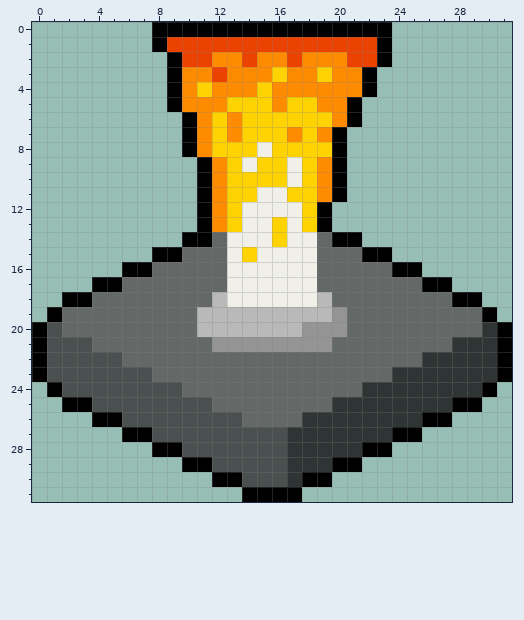
A pixel-art sprite gets an edit: Assets/Sprites/Icons/Flame-Icon.png. This is how it looked before the edit.
The file is 32x32 pixels.
The result:
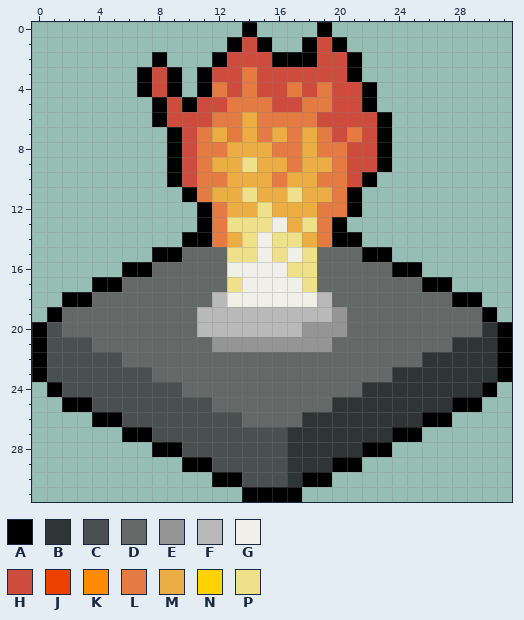
Palette (. is transparent): A #000000  B #2e3534  C #49504f  D #646867  E #959595  F #b9b9b9  G #f0f0e8  H #ce4c3e  J #eb4201  K #ff8b00  L #e47b42  M #ecad44  N #ffd301  P #efe189
Edits made:
@@ x 5..25 @@
- 0 ...AAAAAAAAAAAAAAAA..
- 1 ...AJJJJJJJJJJJJJJA..
- 2 ....AJJKKJKKJKKKJJA..
- 3 ....AKKJKKKNKKNKKA...
- 4 ....AKNKKKNKKKKKKA...
- 5 ....AKKKNNNKNNKKA....
- 6 .....AKNKNNNNNNKA....
- 7 .....AKNKNNNKNKA.....
- 8 .....AKNNNGNNNNA.....
- 9 ......AKNGNNGNKA.....
-10 ......AKNNNNGNKA.....
-11 ......AKNNGGNNKA.....
-12 ......AKNGGGGNA......
-13 ......AKNGGNGNA......
-14 .....AADGGGNGGDAA....
-15 ...AADDDGNGGGGDDDAA..
-16 .AADDDDDGGGGGGDDDDDAA
-17 ADDDDDDDGGGGGGDDDDDDD
+ 0 .........A....A......
+ 1 ........AHA..AHA.....
+ 2 ...A...AHHHAAAHHA....
+ 3 ..AHA.AHHLHHHHHHA....
+ 4 ..AHA.ALHLHHLHLHHA...
+ 5 ...AHAHHLLLHHLLHHA...
+ 6 ...AHHHLLMLLLLHHHHA..
+ 7 ....AHLMLMLMLMLHLHA..
+ 8 ....AHLLMMMLLMLLHHA..
+ 9 ....AHLMMPMMLMMLHHA..
+10 ....AHLLMMMLMMLLHA...
+11 .....ALMMPMMPMMLA....
+12 ......ALMMPMMMLLA....
+13 ......ALPPPGMPLA.....
+14 .....AALMPGPPMLAA....
+15 ...AADDDPPGPGPDDDAA..
+16 .AADDDDDGGGGPPDDDDDAA
+17 ADDDDDDDPGGGGPDDDDDDD
 18 DDDDDDDFGGGGGGFDDDDDD
